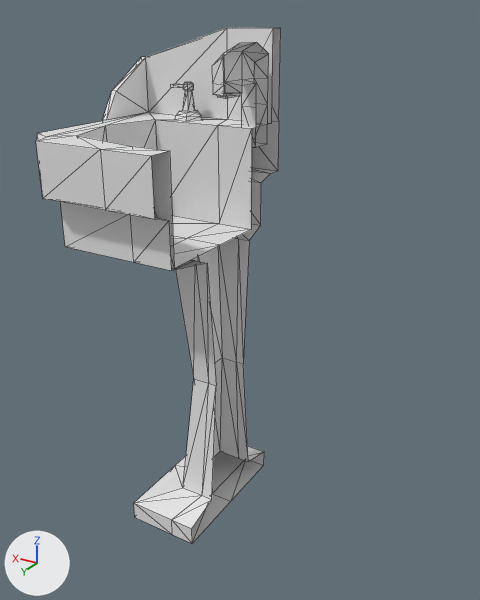
Two versions of the glTF model Pia.glb, one commit apart.
Before and after are seen from a 50 mm camera at (-4.17, 6.7, 6.57) aimed at (-0.15, -0.01, 3.21). Lighting does not change. The marker at lower left points along +X, +Y and +Z. Mesh edges are drawn as thin lines. Vertices at the same position are counted once.
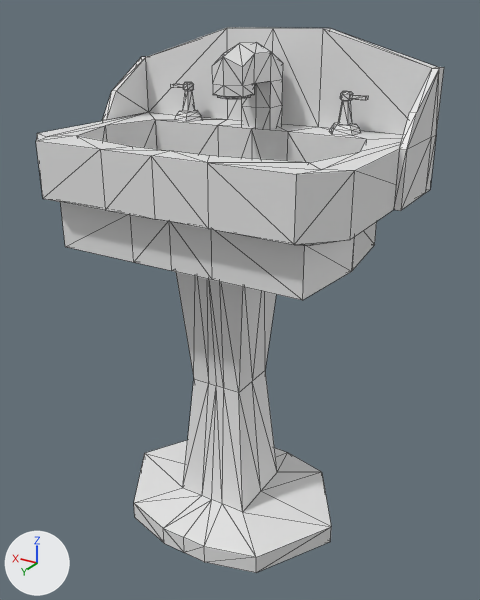
Commit message: Arrumei uma parte da pia

Changed parts and their boxes [x1, y1, x2, y2] in the pictures (480 x 600 px):
'Cube', reshaped (66% wider): before [36, 27, 281, 543]; after [36, 27, 444, 573]
part 1 of me_cube_001, added: after [329, 91, 368, 136]
part 2 of me_cube_001, built on: before [134, 446, 264, 543]; after [134, 28, 444, 573]

What the commit changed:
me_cube_001 is used by ob_cube; location (0.0, 0.0, 0.0).
me_cube_001 had 191 vertices, 328 faces and spanned x 0.0..2.07, y -1.25..1.45, z -0.06..6.41.
me_cube_001 now has 336 vertices, 656 faces and spans x -2.07..2.07, y -1.25..1.45, z -0.06..6.41.
me_cube_001 part 1: the loose piece of 48 vertices spanning x 0.91..1.37, y -1.0..-0.62, z 5.27..5.75 is copied, and the copy is mirrored in x about the mesh origin; it spans x -1.37..-0.91, y -1.0..-0.62, z 5.27..5.75.
Part 2, on me_cube_001:
4 vertices are removed from x 0.0, y -1.0..1.0, z -0.06..0.2.
10 faces are deleted.
6 vertices move from x 0.33..1.0, y -1.0..1.0, z -0.06..0.2 to x 0.33..1.6, y -1.18..1.19, z -0.06..0.2.
75 vertices are added at x -2.07..-0.12, y -1.25..1.45, z -0.06..6.16.
6 new vertices lie (-0.66, 0.0, 0.0) away from vertices in x 0.0, y -1.25..-1.05, z 4.62..6.41.
5 new vertices lie (-0.5, 0.0, 0.0) away from vertices in x 0.0, y -0.54..1.15, z 3.99..5.27.
5 new vertices lie (-0.33, 0.0, 0.0) away from vertices in x 0.0..0.33, y -1.0..1.0, z -0.06..0.2.
5 new vertices lie (-0.2, 0.0, 0.0) away from vertices in x 0.0, y -0.95..-0.64, z 5.03..5.83.
5 new vertices lie (0.0, 0.0, 0.65) away from vertices in x -2.07..-0.67, y -1.05..1.45, z 4.62.
246 new faces join them.
